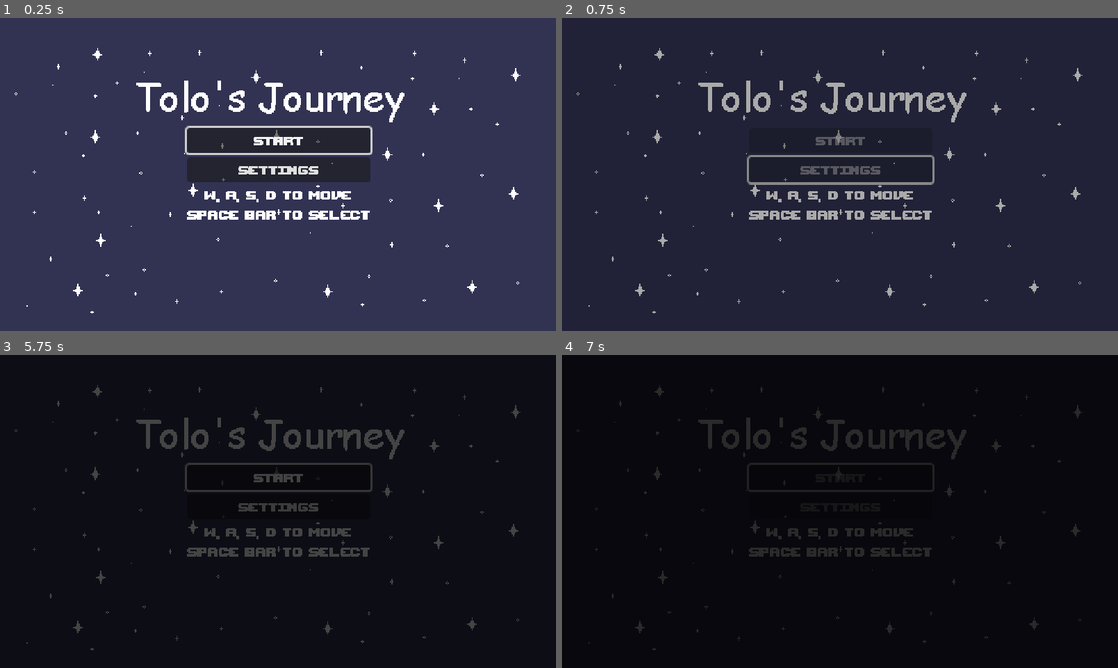
Above: before the commit, frames 1-4 (two rows, left to right).
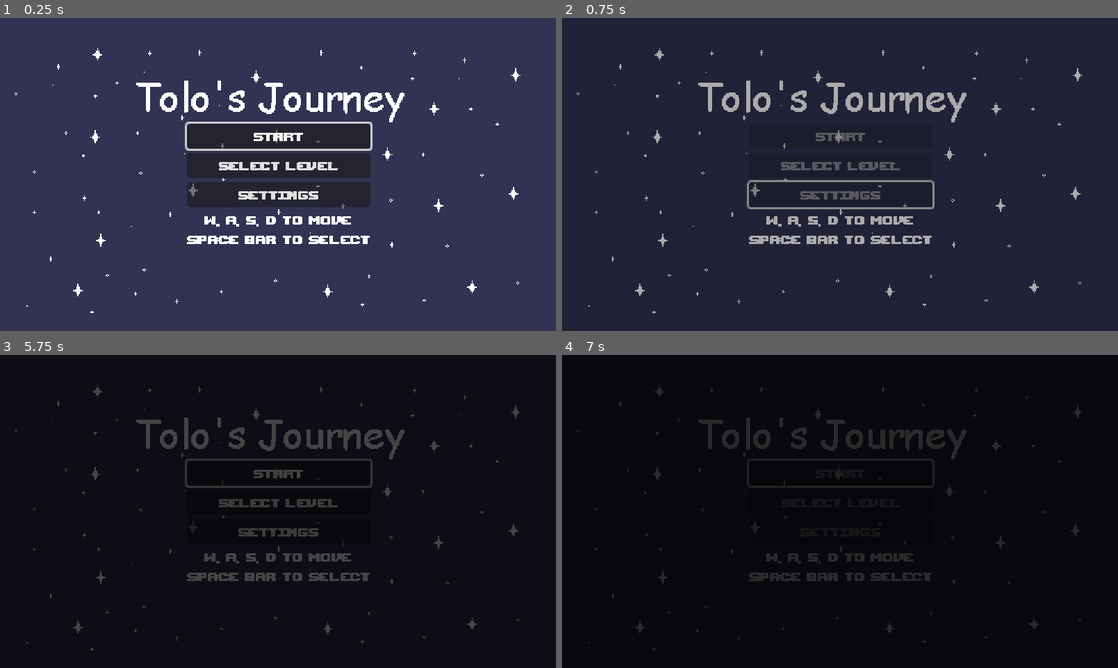
Above: after the commit, the same moments.

Repository: Amanda-Furtado/Bullet-Hell-Jam-5
Game: Godot game, scene res://Game/User Interface/StartMenu.tscn
Two runs of this game, one before a commit and one after it. Both use one fixed random seed, a clock stepped at 60 frames per second and the inputs below.
Inputs (mouse positions are in pixels of both pictures, inside the frame that each line leads up to):
- Up to frame 1 (0.25 s): no input
- Up to frame 2 (0.75 s): click "SETTINGS" at 0.5 s
- Up to frame 3 (5.75 s): tap Enter at 1.25 s; move the mouse to (400, 495) at 1.27 s; hold D (right_key) 1.28-2 s; click (400, 495) at 1.42 s; click (361, 401) at 2.02 s; click (361, 423) at 2.77 s; click (361, 445) at 3.52 s; click (361, 467) at 4.27 s; click "Return" at 5 s
- Up to frame 4 (7 s): click (840, 502) at 5.75 s, where only the run after the commit has a clickable "select level"; click "START" at 6.5 s

The runs differ from the first frame. In frame 1, 6.6% of the frame differs, in the area x 33-67%, y 33-73%; in frame 2, 3.6%; in frame 3, 3.3%; in frame 4, 2.4%.

Commit message:
more menus

Diff:
--- a/Game/User Interface/DebugMenu.tscn
+++ b/Game/User Interface/DebugMenu.tscn
@@ -1,6 +1,9 @@
-[gd_scene load_steps=2 format=3 uid="uid://bxe5nh2ej1176"]
+[gd_scene load_steps=5 format=3 uid="uid://bxe5nh2ej1176"]
 
 [ext_resource type="Script" path="res://Game/User Interface/Scripts/DebugMenu.gd" id="1_1hl3j"]
+[ext_resource type="AudioStream" uid="uid://n3uau84lk7mu" path="res://Music and Sounds/Sound Effects/blip1.mp3" id="2_05cam"]
+[ext_resource type="Texture2D" uid="uid://cnht8sulglcj0" path="res://Assets/Backgrounds/PH/color_bg.png" id="2_kxq51"]
+[ext_resource type="Texture2D" uid="uid://s5ln8im8xbky" path="res://Assets/Backgrounds/PH/stars_bg.png" id="3_o8l5p"]
 
 [node name="DebugMenu" type="Control"]
 layout_mode = 3
@@ -12,17 +15,29 @@
 focus_mode = 2
 script = ExtResource("1_1hl3j")
 
+[node name="TextureRect" type="TextureRect" parent="."]
+offset_right = 512.0
+offset_bottom = 288.0
+texture = ExtResource("2_kxq51")
+
+[node name="TextureRect2" type="TextureRect" parent="."]
+offset_right = 512.0
+offset_bottom = 288.0
+texture = ExtResource("3_o8l5p")
+
 [node name="VBoxContainer" type="VBoxContainer" parent="."]
 layout_mode = 1
-anchors_preset = 3
-anchor_left = 1.0
-anchor_top = 1.0
-anchor_right = 1.0
-anchor_bottom = 1.0
-offset_left = -54.0
-offset_top = -101.0
-grow_horizontal = 0
-grow_vertical = 0
+anchors_preset = 8
+anchor_left = 0.5
+anchor_top = 0.5
+anchor_right = 0.5
+anchor_bottom = 0.5
+offset_left = -27.0
+offset_top = -50.5
+offset_right = 27.0
+offset_bottom = 50.5
+grow_horizontal = 2
+grow_vertical = 2
 
 [node name="MoonButton" type="Button" parent="VBoxContainer"]
 layout_mode = 2
@@ -37,6 +52,11 @@
 size_flags_horizontal = 4
 text = "sun"
 
+[node name="ButtonAudio" type="AudioStreamPlayer" parent="."]
+stream = ExtResource("2_05cam")
+mix_target = 2
+bus = &"SFX"
+
 [connection signal="pressed" from="VBoxContainer/MoonButton" to="." method="_on_moon_button_pressed"]
 [connection signal="pressed" from="VBoxContainer/StarButton" to="." method="_on_star_button_pressed"]
 [connection signal="pressed" from="VBoxContainer/SunButton" to="." method="_on_sun_button_pressed"]
--- a/Game/User Interface/Scripts/DebugMenu.gd
+++ b/Game/User Interface/Scripts/DebugMenu.gd
@@ -6,19 +6,37 @@
 @onready var sun_scene: PackedScene = load("res://Game/Worlds/TheSunLevel.tscn")
 
 @onready var moon_button = $VBoxContainer/MoonButton
+@onready var star_button = $VBoxContainer/StarButton
+@onready var sun_button = $VBoxContainer/SunButton
 
+@onready var button_audio = $ButtonAudio
 
 func _ready() -> void:
 	moon_button.grab_focus()
 
 
 func _on_moon_button_pressed():
+	button_audio.play()
+
+	moon_button.disabled = true
+	star_button.disabled = true
+	sun_button.disabled = true
 	SceneManager.load_new_scene(moon_scene.resource_path)
 
 
 func _on_star_button_pressed():
+	button_audio.play()
+
+	moon_button.disabled = true
+	star_button.disabled = true
+	sun_button.disabled = true
 	SceneManager.load_new_scene(star_scene.resource_path)
 
 
 func _on_sun_button_pressed():
+	button_audio.play()
+
+	moon_button.disabled = true
+	star_button.disabled = true
+	sun_button.disabled = true
 	SceneManager.load_new_scene(sun_scene.resource_path)
--- a/Game/User Interface/Scripts/StartMenu.gd
+++ b/Game/User Interface/Scripts/StartMenu.gd
@@ -9,6 +9,7 @@
 @onready var config_button = %ConfigButton
 
 @onready var button_audio = $ButtonAudio
+@onready var selection_button = %SelectionButton
 
 
 func _ready() -> void:
@@ -19,6 +20,7 @@
 	button_audio.play()
 	start_button.disabled = true
 	config_button.disabled = true
+	selection_button.disabled = true
 	SceneManager.load_new_scene(first_level.resource_path)
 
 
@@ -26,8 +28,17 @@
 	button_audio.play()
 	start_button.disabled = true
 	config_button.disabled = true
+	selection_button.disabled = true
 	SceneManager.load_new_scene(settings_scene.resource_path)
 
 
 #func _on_exit_button_pressed() -> void:
 	#get_tree().quit()
+
+
+func _on_selection_button_pressed():
+	button_audio.play()
+	start_button.disabled = true
+	config_button.disabled = true
+	selection_button.disabled = true
+	SceneManager.load_new_scene("res://Game/User Interface/DebugMenu.tscn")
--- a/Game/User Interface/StartMenu.tscn
+++ b/Game/User Interface/StartMenu.tscn
@@ -36,10 +36,19 @@
 grow_horizontal = 2
 grow_vertical = 2
 
+[node name="space" type="Control" parent="VBoxContainer"]
+custom_minimum_size = Vector2(0, 16)
+layout_mode = 2
+
 [node name="StartButton" type="Button" parent="VBoxContainer"]
 unique_name_in_owner = true
 layout_mode = 2
 text = "START"
+
+[node name="SelectionButton" type="Button" parent="VBoxContainer"]
+unique_name_in_owner = true
+layout_mode = 2
+text = "select level"
 
 [node name="ConfigButton" type="Button" parent="VBoxContainer"]
 unique_name_in_owner = true
@@ -72,4 +81,5 @@
 bus = &"Music"
 
 [connection signal="pressed" from="VBoxContainer/StartButton" to="." method="_on_start_button_pressed"]
+[connection signal="pressed" from="VBoxContainer/SelectionButton" to="." method="_on_selection_button_pressed"]
 [connection signal="pressed" from="VBoxContainer/ConfigButton" to="." method="_on_config_button_pressed"]
